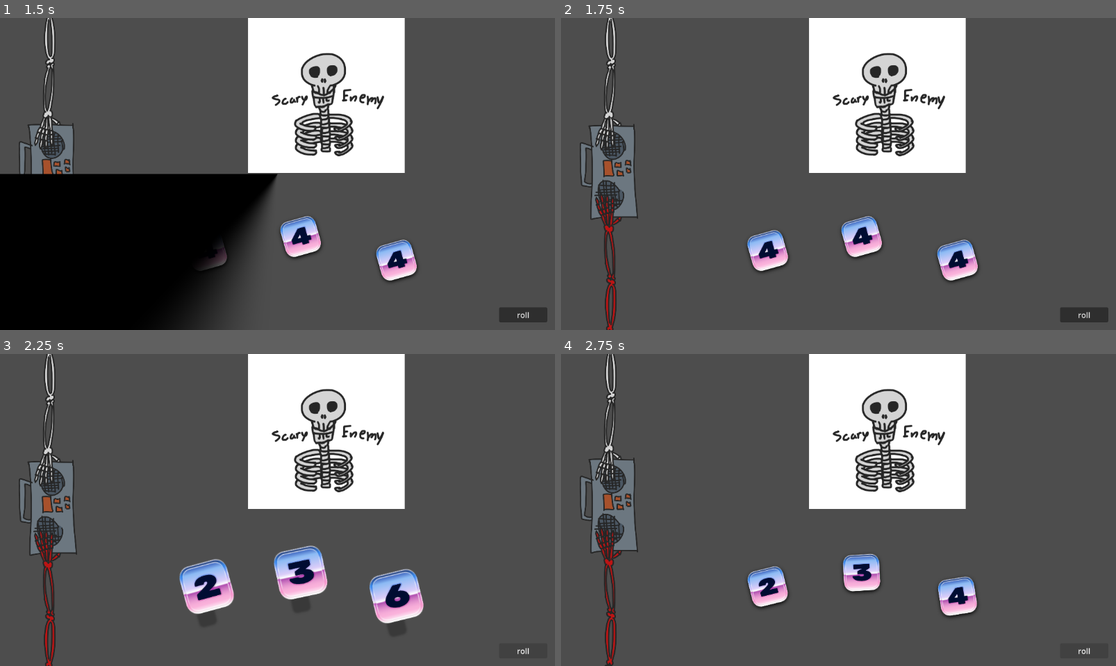
Above: before the commit, frames 1-4 (two rows, left to right).
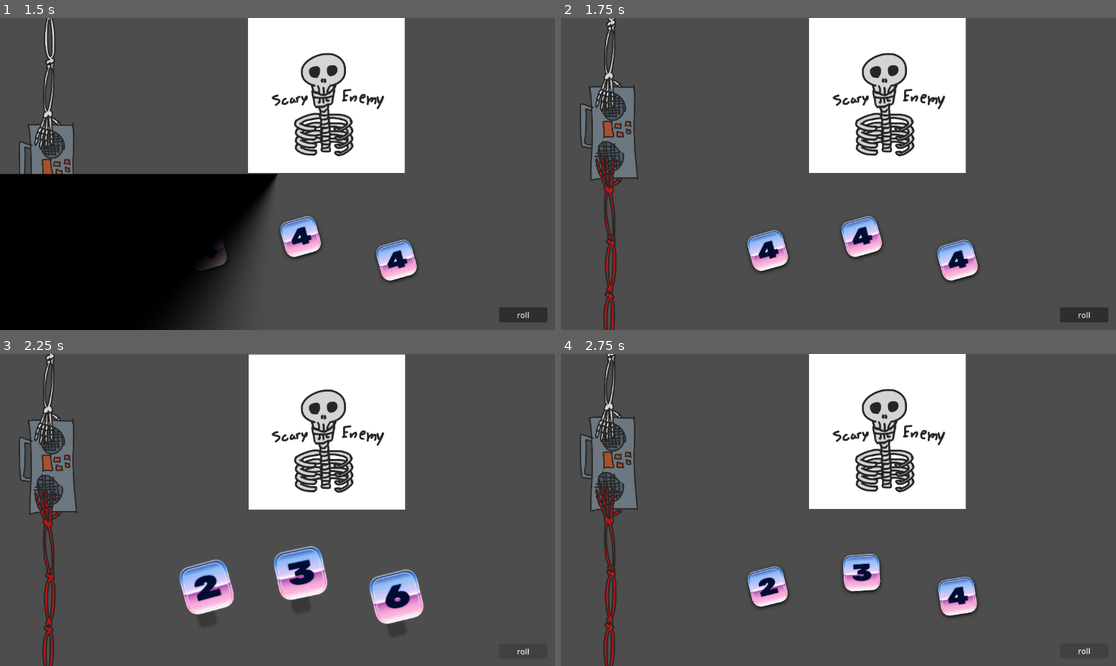
Above: after the commit, the same moments.

Repository: vhoyer/ludum_dare_60
Game: Godot game, scene res://stages/main_menu/main_menu.tscn
Two runs of this game, one before a commit and one after it. Both use one fixed random seed, a clock stepped at 60 frames per second and the inputs below.
Inputs (mouse positions are in pixels of both pictures, inside the frame that each line leads up to):
- Up to frame 1 (1.5 s): click "start! ,)" at 0.5 s; move the mouse to (399, 158) at 1.27 s; hold Right (ui_right) from 1.28 s (still down); tap K at 1.35 s; click (399, 158) at 1.42 s
- Up to frame 2 (1.75 s): keep holding Right (ui_right)
- Up to frame 3 (2.25 s): release Right (ui_right) at 2 s; click "roll" at 2 s
- Up to frame 4 (2.75 s): no input

Frame 1 is identical in both runs. In frame 2, 3.7% of the frame differs, in the area x 3-14%, y 0-100%; in frame 3, 5.7%, in the area x 3-96%, y 0-100%; in frame 4, 3.7%.

Commit message:
💫 Add screenshake for rolling dice

Diff:
--- a/components/game_tug_of_war/game_tug_of_war.tscn
+++ b/components/game_tug_of_war/game_tug_of_war.tscn
@@ -10,14 +10,13 @@
 [node name="GameTugOfWar" type="Control" unique_id=598563760]
 custom_minimum_size = Vector2(200, 0)
 custom_maximum_size = Vector2(200, -1)
-clip_contents = true
 layout_mode = 3
 anchors_preset = 9
 anchor_bottom = 1.0
 grow_vertical = 2
 size_flags_horizontal = 0
 script = ExtResource("1_4rdbg")
-value = 0.506
+value = 0.293
 _fill_margin = 120.0
 _jitter_range = 10.0
 
@@ -29,8 +28,8 @@
 anchor_top = 0.5
 anchor_right = 0.5
 anchor_bottom = 0.5
-offset_top = 2.447998
-offset_bottom = 2.447998
+offset_top = -84.45599
+offset_bottom = -84.45599
 grow_horizontal = 2
 grow_vertical = 2
 
--- a/stages/main/main.gd
+++ b/stages/main/main.gd
@@ -7,5 +7,8 @@
 
 func _on_roll_button_pressed() -> void:
 	AudioEventBus.emit(AudioEventBus.DICE_ROLL_REQUESTED)
+
 	for dice: GameDice in dices_group.get_children():
 		dice.roll(randi() % 5 + 1)
+
+	VHDUtils.camera_2d_shake(self, 10, 0.2)
--- a/stages/main/main.tscn
+++ b/stages/main/main.tscn
@@ -6,11 +6,15 @@
 [ext_resource type="PackedScene" uid="uid://cpsa1qlgdobpb" path="res://components/game_tug_of_war/game_tug_of_war.tscn" id="2_usqqw"]
 
 [node name="Main" type="HBoxContainer" unique_id=1820559237]
+anchors_preset = 15
 anchor_right = 1.0
 anchor_bottom = 1.0
 grow_horizontal = 2
 grow_vertical = 2
 script = ExtResource("1_60rri")
+
+[node name="Camera2D" type="Camera2D" parent="." unique_id=1225823530]
+anchor_mode = 0
 
 [node name="GameTugOfWar" parent="." unique_id=598563760 instance=ExtResource("2_usqqw")]
 layout_mode = 2
